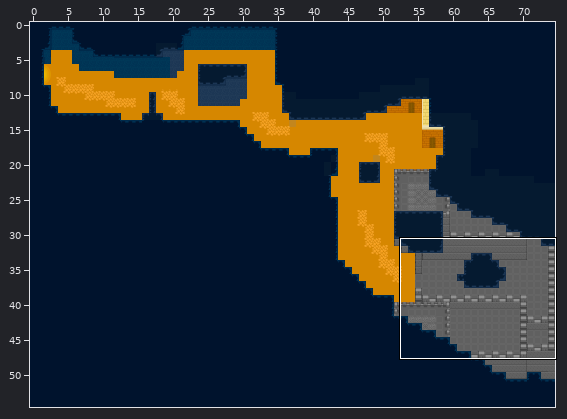
A Tiled map gets an edit: GameName/Output/Assets/Maps/level4.tmx. Above: a wide view before the commit, with the close-up outlined.
Close-up. As it was:
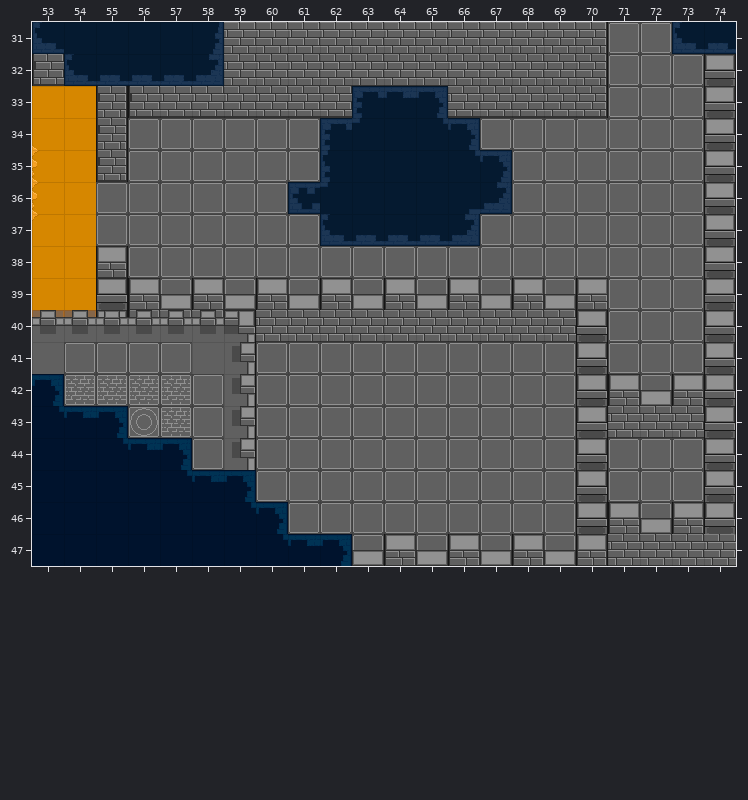
Cells are 32x32 px. Shown: x 53..74, y 31..47. The commit also changed other parts of the map, which this record leaves out. Tiles whose own drawing changed are shown in their newer look in all pictures.
Now the later version:
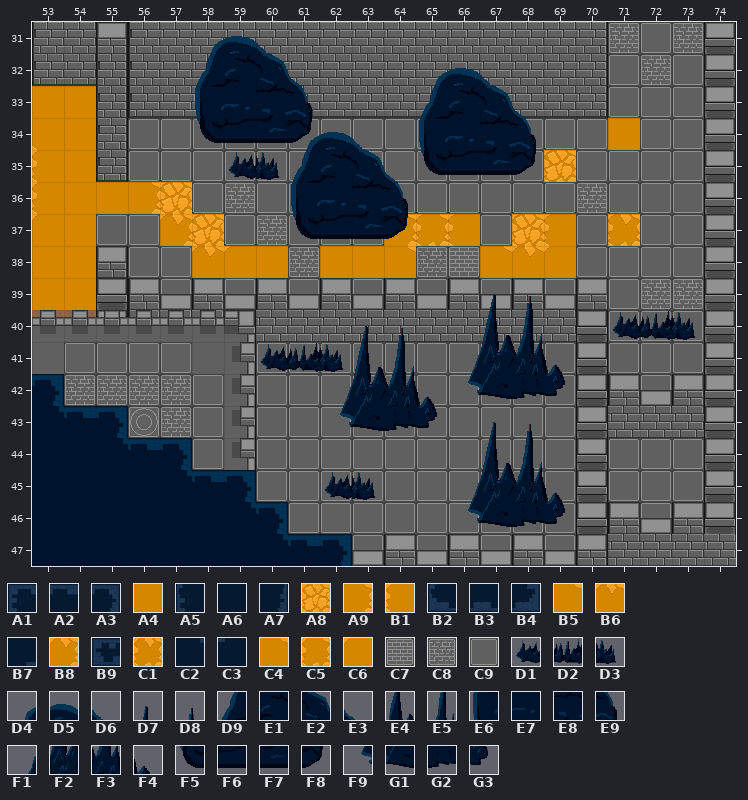
Key: from "tileset": A1 123, A2 124, A3 125, A4 132, A5 147, A6 148, A7 149, A8 151, A9 153, B1 155, B2 171, B3 172, B4 173, B5 177, B6 178, B7 192, B8 200, B9 216, C1 223, C2 240, C3 242, C4 249, C5 250, C6 251, C7 271, C8 272, C9 273, D1 280, D2 281, D3 282, D4 295, D5 296, D6 297, D7 305, D8 306, D9 319, E1 320, E2 321, E3 322, E4 329, E5 330, E6 343, E7 344, E8 345, E9 346, F1 352, F2 353, F3 354, F4 355, F5 367, F6 368, F7 369, F8 370, F9 376, G1 377, G2 378, G3 379.
__ is an empty cell.
Tiles replaced or removed in this view: A1, A2, A3, A5, A6, A7, B2, B3, B4, B7, B9, C2, C3, C9.
Change:
Changed rows in their new state; .. is an unchanged cell.
Layer "Dirt":
first column x 55:
34 .. .. .. .. .. .. .. .. .. .. .. .. .. .. .. .. A4
36 A4 .. .. .. .. .. .. .. .. .. .. .. .. .. .. .. ..
37 .. .. .. .. .. .. .. .. .. A9 C5 .. .. .. .. .. ..
38 .. .. .. .. .. A4 .. A4 A4 B5 .. .. .. .. .. .. ..
Layer "Castle":
first column x 55:
31 .. .. .. .. .. .. .. .. .. .. .. .. .. .. .. .. C8 .. C8
32 .. .. .. .. .. .. .. .. .. .. .. .. .. .. .. .. .. C8 ..
34 .. .. .. .. .. .. .. .. .. .. .. .. .. .. .. .. __ .. ..
35 .. .. .. .. .. .. .. .. .. .. .. .. .. .. __ .. .. .. ..
36 __ __ __ .. C8 .. .. .. .. .. .. .. .. .. .. C8 .. .. ..
37 .. .. __ __ .. C8 .. .. .. __ __ .. .. __ __ .. __ .. ..
38 .. .. .. __ __ __ C8 __ __ __ C8 C7 __ __ __ .. .. .. ..
39 .. .. .. .. .. .. .. .. .. .. .. .. .. .. .. .. .. C8 C8
Layer "Deterioration":
first column x 53:
31 __ __ __ __ __ __ .. .. .. .. .. .. .. .. .. .. .. .. .. .. __ __
32 .. __ __ __ __ __ .. .. .. .. .. .. D4 D5 D6 .. .. .. .. .. .. ..
33 .. .. .. .. .. .. .. .. .. .. __ __ D9 E1 E2 E3 .. .. .. .. .. ..
34 .. .. .. .. .. .. .. .. D4 D5 D6 __ E6 E7 E8 E9 .. .. .. .. .. ..
35 .. .. .. .. .. .. D1 D3 D9 E1 E2 E3 F5 F6 F7 F8 A8 .. .. .. .. ..
36 .. .. .. A9 A8 .. .. .. E6 E7 E8 E9 __ __ __ .. .. .. .. .. .. ..
37 .. .. .. .. B8 A8 .. .. F5 F6 F7 F8 __ B1 .. A8 B1 .. C1 .. .. ..
38 .. .. .. .. .. B6 C6 .. .. .. .. .. .. .. C4 B6 C6 .. .. .. .. ..
39 .. .. .. .. .. .. .. .. .. .. .. .. .. .. D7 D8 .. .. .. .. .. ..
40 .. .. .. .. .. .. .. .. .. .. D7 D8 .. .. E4 E5 .. .. D1 D2 D3 ..
41 .. .. .. .. .. .. .. D1 D2 D3 E4 E5 .. F1 F2 F3 F4 .. .. .. .. ..
42 .. .. .. .. .. .. .. .. .. F1 F2 F3 F4 F9 G1 G2 G3 .. .. .. .. ..
43 .. .. .. .. .. .. .. .. .. F9 G1 G2 G3 .. D7 D8 .. .. .. .. .. ..
44 .. .. .. .. .. .. .. .. .. .. .. .. .. .. E4 E5 .. .. .. .. .. ..
45 .. .. .. .. .. .. .. .. .. D1 D3 .. .. F1 F2 F3 F4 .. .. .. .. ..
46 .. .. .. .. .. .. .. .. .. .. .. .. .. F9 G1 G2 G3 .. .. .. .. ..
Layer "Decoration":
first column x 58:
31 D4 D5 D6 ..
32 D9 E1 E2 E3
33 E6 E7 E8 E9
34 F5 F6 F7 F8
